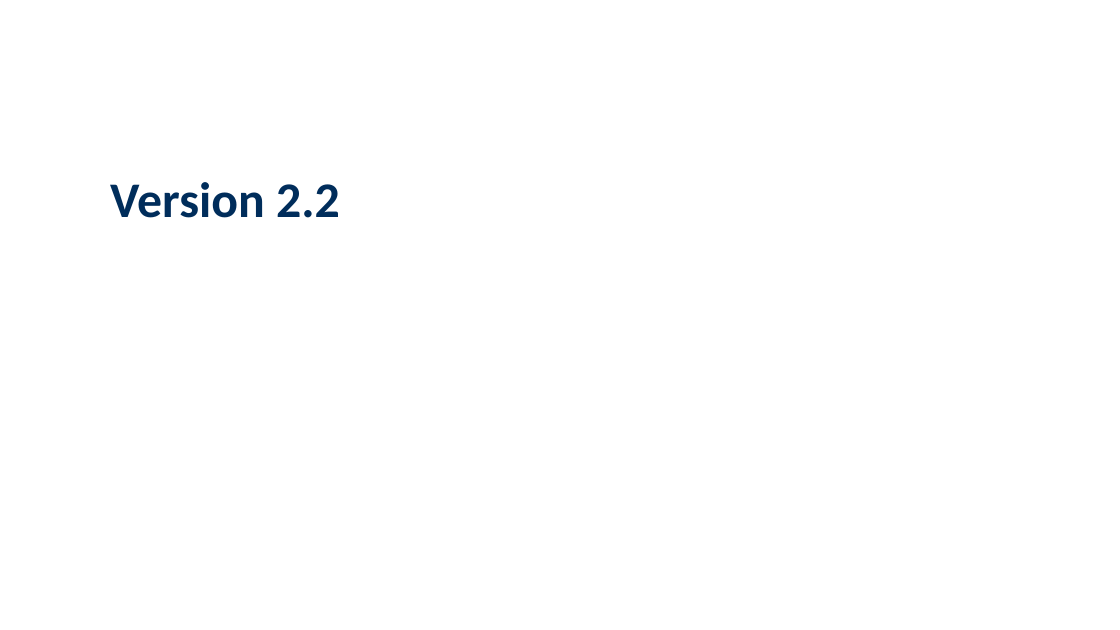
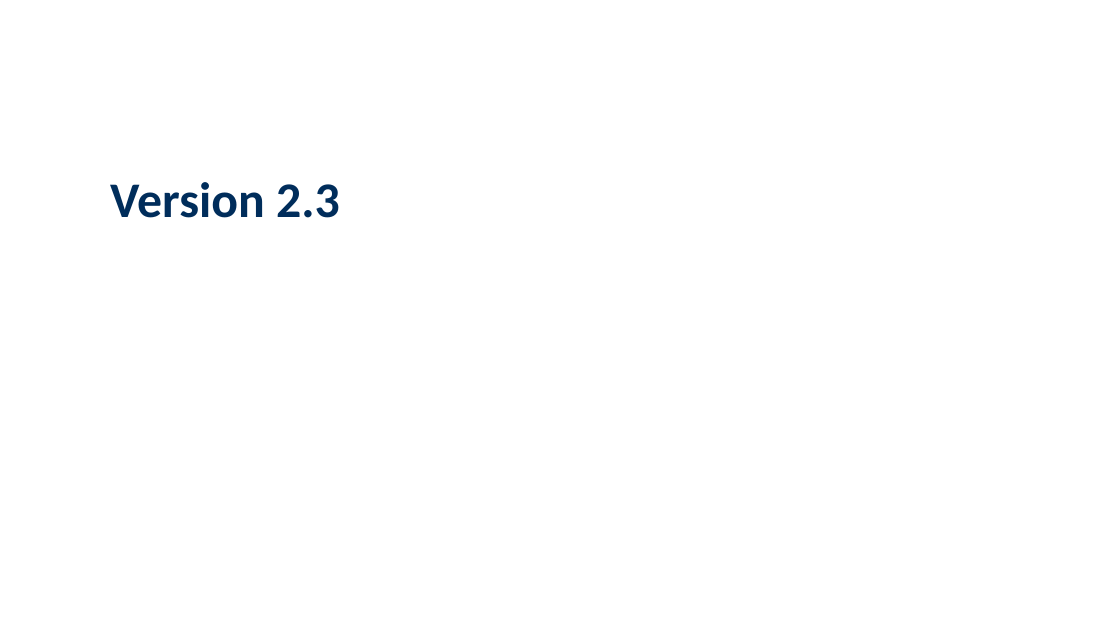
Before and after one commit to VDVde/VDV301, a slide deck: slide 1 of Readme_IBIS_IP_2.2.pptx. Drawn at 1120x630 pixels with LibreOffice and Linux fonts; fonts in the diff are those of the drawing. Boxes give left, top, right and bottom in pixels: in the first picture for what was removed or moved away, otherwise in the second. Text is boxed around its words. In the diff, an @@ line names an element or a change of style, - is before the commit and + after.

```diff
--- a/Readme_IBIS_IP_2.2.pptx
+++ b/Readme_IBIS_IP_2.2.pptx
@@ title at (110,182,340,218): text changed @@
-Version 2.2
+Version 2.3
```
Also in this commit, not shown: 4 other slides changed, 1 slide added.
